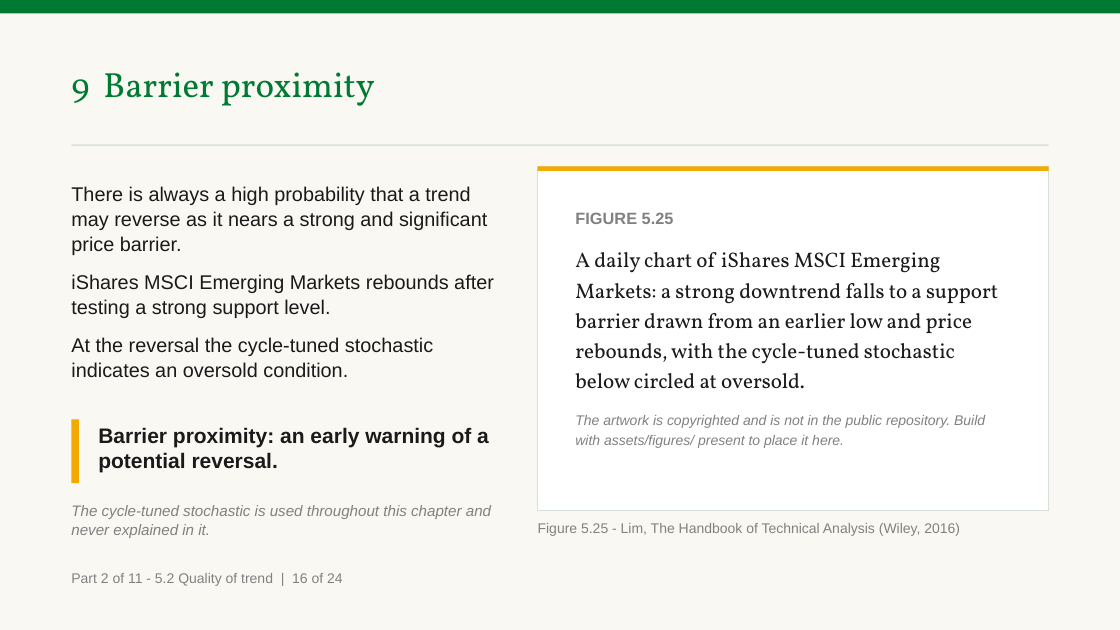
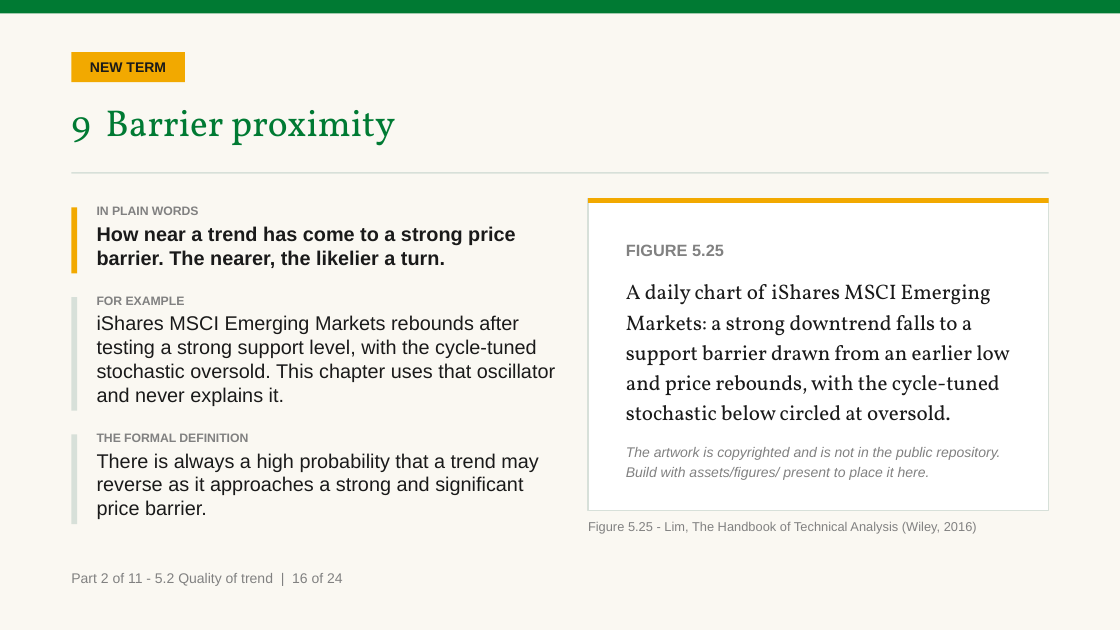
Before and after one commit to benjiesotelo-sudo/Telos_FIN1209, a slide deck: slide 41 of chapter-05/FIN1209-Chapter-05.pptx. Drawn at 1120x630 pixels with LibreOffice and Linux fonts; fonts in the diff are those of the drawing. Boxes give left, top, right and bottom in pixels: in the first picture for what was removed or moved away, otherwise in the second. Text is boxed around its words. In the diff, an @@ line names an element or a change of style, - is before the commit and + after.

```diff
--- a/chapter-05/FIN1209-Chapter-05.pptx
+++ b/chapter-05/FIN1209-Chapter-05.pptx
@@ rectangle added at (71,52,185,82), fill #F2A900, 12 pt, text #1A1A1A, bold @@
+NEW TERM
@@ text "9 Barrier proximity": place and size @@
-text "9 Barrier proximity" at (71,72,375,106)
+text "9 Barrier proximity" at (71,110,396,146)
@@ text "9 Barrier proximity" at (71,110,396,146): size 30 to 32 pt @@
@@ rectangle: place and size @@
-rectangle at (71,145,1049,146)
+rectangle at (71,172,1049,174)
@@ rectangle added at (71,208,77,274), fill #F2A900 @@
@@ text added at (97,206,515,268), 17 pt, text #1A1A1A, bold @@
+IN PLAIN WORDS
+How near a trend has come to a strong price barrier. The nearer, the likelier a turn.
@@ rectangle: place and size @@
-rectangle at (538,166,1049,511)
+rectangle at (588,198,1049,511)
@@ rectangle: place and size @@
-rectangle at (538,166,1049,171)
+rectangle at (588,198,1049,203)
@@ text "FIGURE 5.25" rewrapped from (575,212,998,448) to (626,244,1010,480) @@
@@ rectangle added at (71,297,77,411), fill #D7E0D9 @@
@@ text at (97,296,555,406): text changed @@
-There is always a high probability that a trend may reverse as it nears a strong and significant price barrier.
-iShares MSCI Emerging Markets rebounds after testing a strong support level.
-At the reversal the cycle-tuned stochastic indicates an oversold condition.
+FOR EXAMPLE
+iShares MSCI Emerging Markets rebounds after testing a strong support level, with the cycle-tuned stochastic oversold. This chapter uses that oscillator and never explains it.
@@ rectangle: place and size @@
-rectangle at (71,419,79,483)
+rectangle at (71,434,77,524)
@@ rectangle at (71,434,77,524): fill #F2A900 to #D7E0D9 @@
@@ text added at (97,433,539,519), 17 pt, text #1A1A1A @@
+THE FORMAL DEFINITION
+There is always a high probability that a trend may reverse as it approaches a strong and significant price barrier.
@@ text removed at (98,427,489,473) @@
-Barrier proximity: an early warning of a potential reversal.
@@ text removed at (71,505,491,538) @@
-The cycle-tuned stochastic is used throughout this chapter and never explained in it.
@@ text "Figure 5.25 - Lim, The ...": place and size @@
-text "Figure 5.25 - Lim, The ..." at (538,523,960,536)
+text "Figure 5.25 - Lim, The ..." at (588,522,977,534)
@@ text "Figure 5.25 - Lim, The ..." at (588,522,977,534): size 12 to 11 pt @@
```
Also in this commit, not shown: 30 other slides changed, 4 other files.
